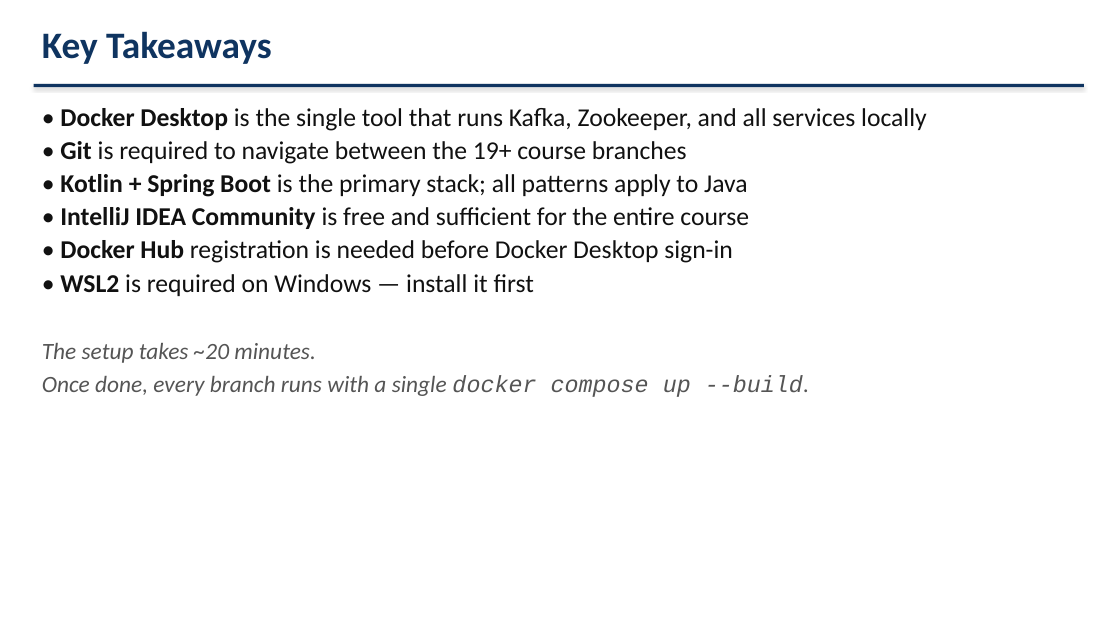
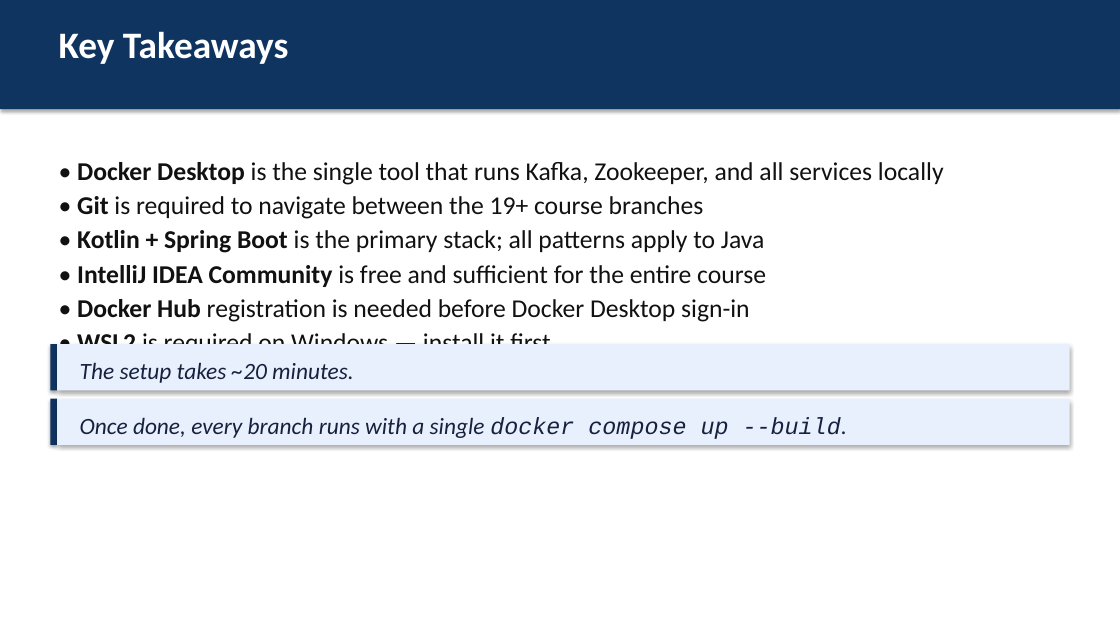
Before and after one commit to maksim-web-dev/kafka-laboratory, a slide deck: slide 10 of PRESENTATION-00-en.pptx. Drawn at 1120x630 pixels with LibreOffice and Linux fonts; fonts in the diff are those of the drawing. Boxes give left, top, right and bottom in pixels: in the first picture for what was removed or moved away, otherwise in the second. Text is boxed around its words. In the diff, an @@ line names an element or a change of style, - is before the commit and + after.

Commit message:
update branch19

```diff
--- a/PRESENTATION-00-en.pptx
+++ b/PRESENTATION-00-en.pptx
@@ rectangle: place and size @@
-rectangle at <box>34,84,1084,87</box>
+rectangle at <box>0,0,1120,109</box>
@@ text "Key Takeaways": place and size @@
-text "Key Takeaways" at <box>42,31,272,64</box>
+text "Key Takeaways" at <box>59,31,289,64</box>
@@ text "Key Takeaways" at <box>59,31,289,64</box>: text colour #0F3460 to #FFFFFF @@
@@ text "• Docker Desktop is the ...": place and size @@
-text "• Docker Desktop is the ..." at <box>42,108,927,397</box>
+text "• Docker Desktop is the ..." at <box>77,162,944,344</box>
@@ text "• Docker Desktop is the ..." at <box>77,162,944,344</box>: more space between paragraphs @@
@@ text at <box>42,343,809,397</box>: paragraphs removed @@
-The setup takes ~20 minutes.
-Once done, every branch runs with a single docker compose up --build.
@@ rectangle added at <box>50,344,57,391</box>, fill #0F3460 @@
@@ rectangle added at <box>57,344,1070,391</box>, fill #E8F0FE @@
@@ text added at <box>80,362,354,383</box>, 20 pt, text #16213E, italic @@
+The setup takes ~20 minutes.
@@ rectangle added at <box>50,399,57,445</box>, fill #0F3460 @@
@@ rectangle added at <box>57,399,1070,445</box>, fill #E8F0FE @@
@@ text added at <box>80,417,847,439</box>, 20 pt, text #16213E, italic @@
+Once done, every branch runs with a single docker compose up --build.
```
Also in this commit, not shown: 10 other slides changed, 2 other files.
